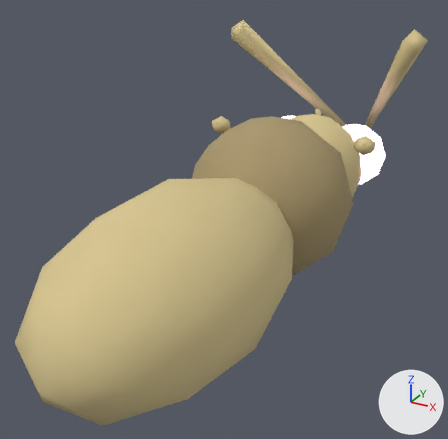
One commit to the glTF model public/models/polilla.glb: the scene before it, then after it.
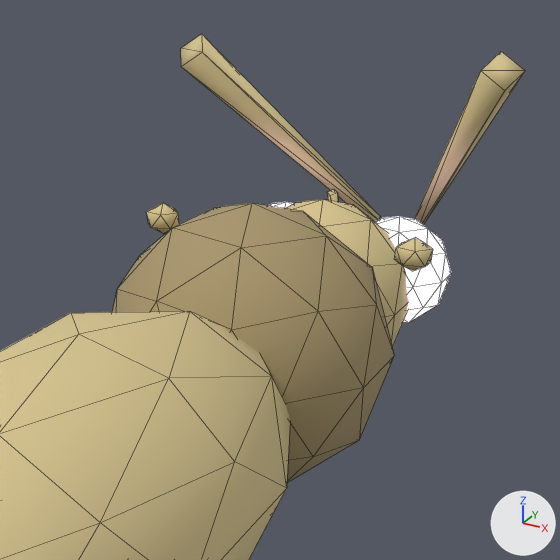
There are two pictures of each version: one whole from a 50 mm camera at (0.666, -0.575, 0.669) aimed at (-0.058, 0.741, 0.011), one close up on the part from 29% to 100% of the width and 0% to 73% of the height. Lighting does not change. The marker at lower right points along +X, +Y and +Z. The older version's two pictures come first. The close-ups show mesh edges as thin lines.

Names of what the first close-up shows: 'Polilla'.
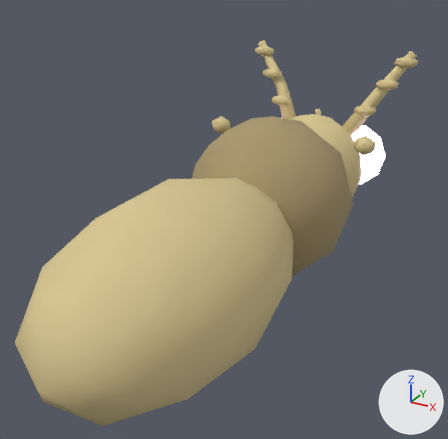
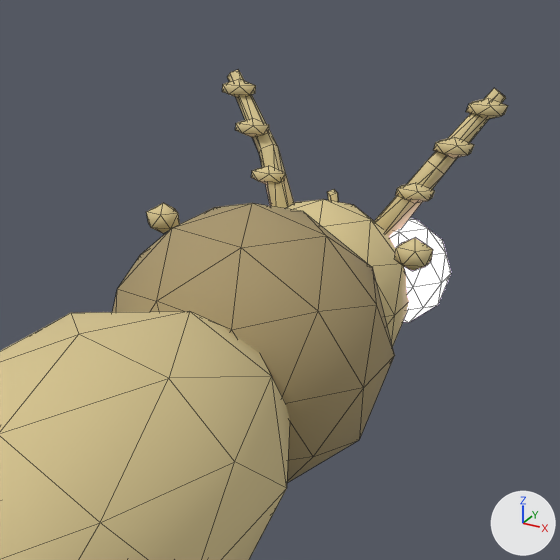
Where the change shows, as pixel boxes [x1, y1, x2, y2] in the close-ups (560 x 560 px):
'Polilla', reshaped
    before: [0, 34, 525, 560]
    after: [0, 70, 508, 560]
part 1 of me_polilla, added (beige)
    after: [395, 183, 435, 203]
part 2 of me_polilla, added (beige)
    after: [434, 137, 474, 158]
part 3 of me_polilla, added (beige)
    after: [466, 98, 508, 119]
part 4 of me_polilla, added (beige)
    after: [251, 166, 286, 184]
part 5 of me_polilla, added (beige)
    after: [235, 118, 269, 137]
part 6 of me_polilla, added (beige)
    after: [222, 79, 256, 97]
part 7 of me_polilla, added
    after: [374, 88, 506, 236]
part 8 of me_polilla, added (beige)
    after: [227, 70, 294, 208]
part 9 of me_polilla, deleted (beige)
    before: [181, 34, 525, 225]

What the commit changed:
me_polilla is used by ob_polilla; location (0.0, 0.0, 0.0).
me_polilla had 282 vertices, 516 faces and spanned x -0.31..0.31, y 0.0..1.66, z -0.21..0.46.
me_polilla now has 368 vertices, 664 faces and spans x -0.27..0.27, y 0.0..1.4, z -0.21..0.39.
me_polilla part 1: a new loose piece, an icosphere of 20 faces spanning x 0.105..0.174, y 1.257..1.297, z 0.193..0.229, in mat_body (beige #d8c690).
me_polilla part 2: a new loose piece, an icosphere of 20 faces spanning x 0.156..0.225, y 1.29..1.33, z 0.271..0.307, in mat_body (beige #d8c690).
me_polilla part 3: a new loose piece, an icosphere of 20 faces spanning x 0.198..0.268, y 1.317..1.358, z 0.336..0.372, in mat_body (beige #d8c690).
me_polilla part 4: a new loose piece, an icosphere of 20 faces spanning x -0.174..-0.105, y 1.257..1.297, z 0.193..0.229, in mat_body (beige #d8c690).
me_polilla part 5: a new loose piece, an icosphere of 20 faces spanning x -0.225..-0.156, y 1.29..1.33, z 0.271..0.307, in mat_body (beige #d8c690).
me_polilla part 6: a new loose piece, an icosphere of 20 faces spanning x -0.268..-0.198, y 1.317..1.358, z 0.336..0.372, in mat_body (beige #d8c690).
me_polilla part 7: a new loose piece of 15 vertices spanning x 0.06..0.26, y 1.22..1.36, z 0.11..0.39, in mat_body (beige #d8c690).
me_polilla part 8: a new loose piece of 15 vertices spanning x -0.26..-0.06, y 1.22..1.36, z 0.11..0.39, in mat_body (beige #d8c690).
Part 9, on me_polilla:
16 vertices are removed from x -0.31..0.31, y 1.21..1.66, z 0.04..0.46.
24 faces are deleted.
